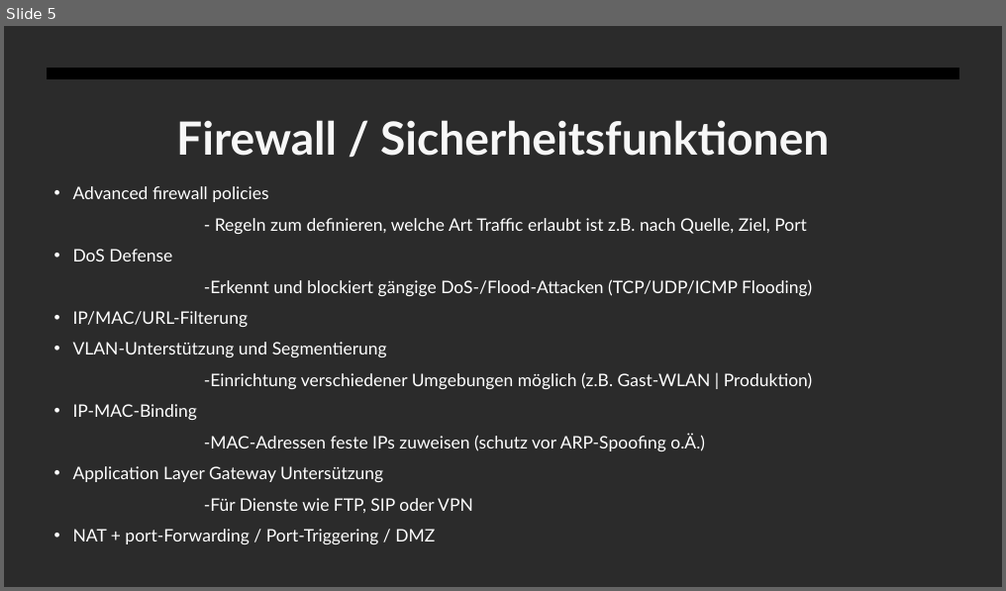
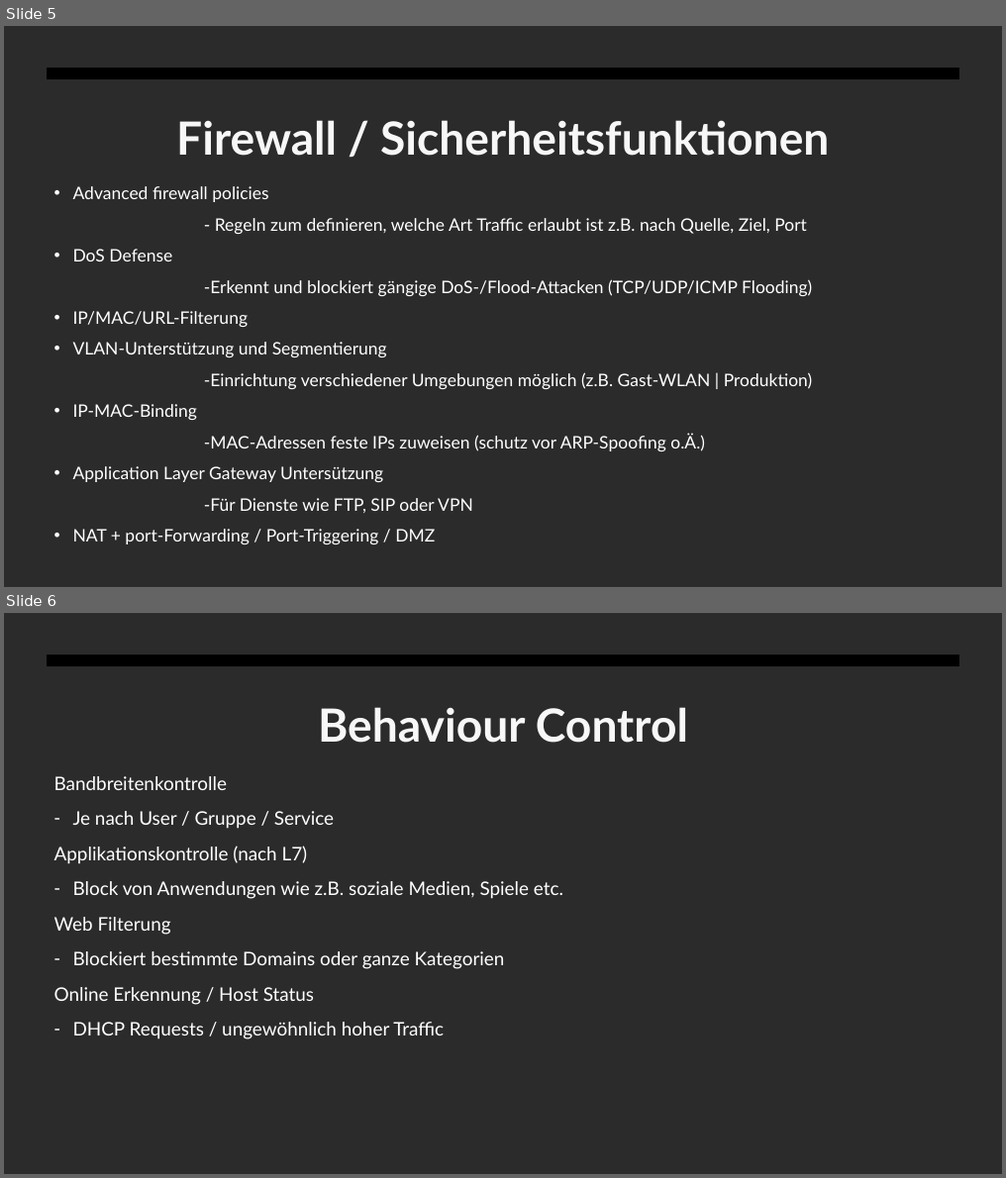
Before and after one commit to Keyrizlol/Onetapfood, a slide deck: Präsentation ER706 .pptx. Shown one above the other, each under a label of ours: slide 5 before the commit, slides 5 and 6 after it. The pictures are 1006x591 and 1006x1178 pixels, drawn with LibreOffice and Linux fonts; fonts in the diff are those of the drawing; background and template pictures are left out; a plain dark background stands for a picture behind light text. Boxes give left, top, right and bottom in pixels: in the first picture for what was removed or moved away, otherwise in the second. Text is boxed around its words. In the diff, an @@ line names an element or a change of style, - is before the commit and + after.

```diff
--- a/Präsentation ER706 .pptx
+++ b/Präsentation ER706 .pptx
@@ slide 6 added at [4,613,1002,1174], background picture (left out); not listed: 1 template element that a slide beside it also shows @@
@@ title added at [318,707,688,743], 44 pt, text #F7F7F7, bold @@
+Behaviour Control
@@ text added at [54,776,563,1040], 18 pt, text #FFFFFF @@
+Bandbreitenkontrolle
+– Je nach User / Gruppe / Service
+Applikationskontrolle (nach L7)
+– Block von Anwendungen wie z.B. soziale Medien, Spiele etc.
+Web Filterung
+– Blockiert bestimmte Domains oder ganze Kategorien
+Online Erkennung / Host Status
+– DHCP Requests / ungewöhnlich hoher Traffic
```
